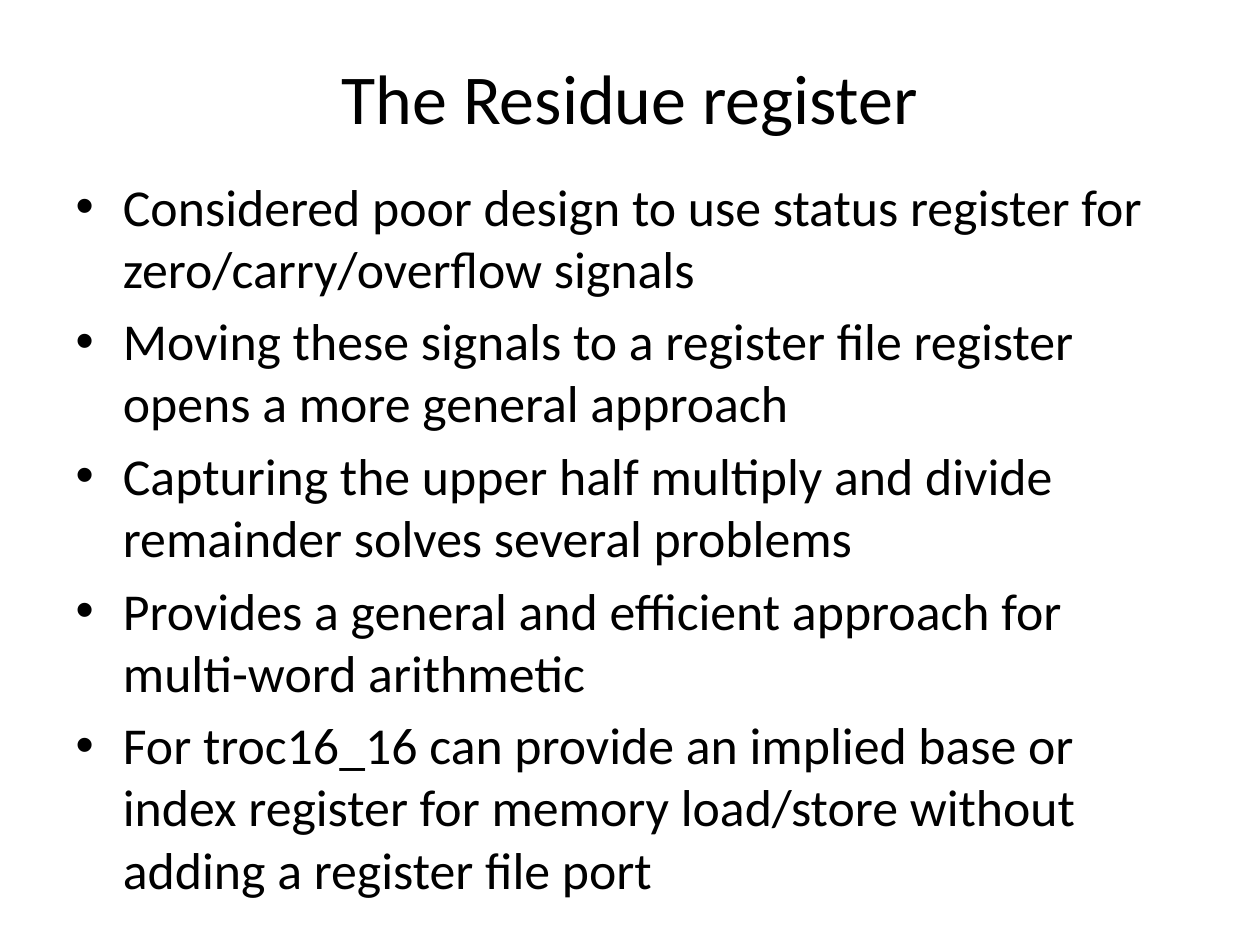
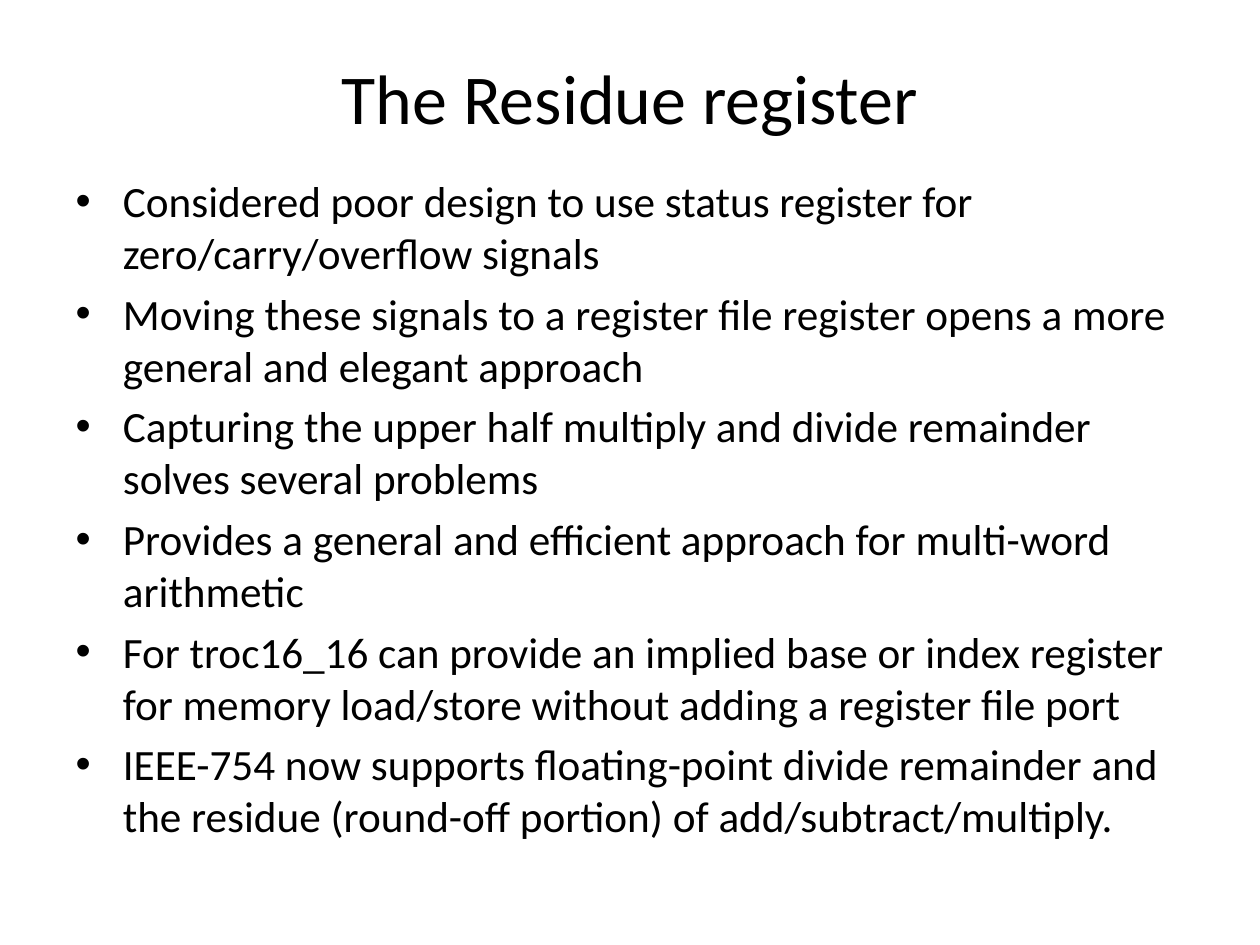
Before and after one commit to jimbrake/TROC16_16, a slide deck: slide 7 of DIY_soft-core_uP.pptx (slide 25 before the commit). Drawn at 1260x945 pixels with LibreOffice and Linux fonts; fonts in the diff are those of the drawing. Boxes give left, top, right and bottom in pixels: in the first picture for what was removed or moved away, otherwise in the second. Text is boxed around its words. In the diff, an @@ line names an element or a change of style, - is before the commit and + after.

```diff
--- a/DIY_soft-core_uP.pptx
+++ b/DIY_soft-core_uP.pptx
@@ text at [123, 187, 1163, 728]: size 29.6 to 24.8 pt in "Considered poor design to use status register ...", "Capturing the upper half multiply and divide ...", "Provides a general and efficient approach for ...", "For troc16_16 can provide an implied base ..." @@
@@ text at [123, 300, 1165, 390]: text changed; size 29.6 to 24.8 pt @@
-• Moving these signals to a register file register opens a more general approach
+• Moving these signals to a register file register opens a more general and elegant approach
@@ text at [123, 750, 1158, 839]: paragraph added @@
+• IEEE-754 now supports floating-point divide remainder and the residue (round-off portion) of add/subtract/multiply.
```
Also in this commit, not shown: 15 other slides changed.
